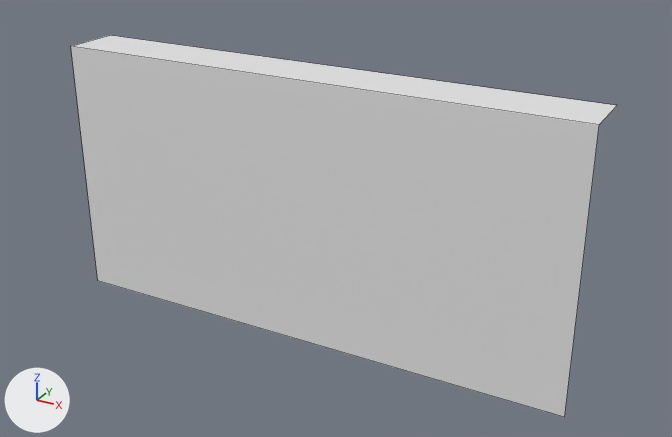
One commit to the FBX model TinySummer_Project/Content/Assets/Graphics/Environment/MESH_room_frontWall.fbx: the scene before it, then after it.
Both versions are drawn from a 50 mm lens placed at (2.57, -2.58, 1.82), pointed at (1.05, 0.17, 0.45). Arrows for +X, +Y and +Z are at lower left; the lights stay in place. Mesh edges are drawn as thin lines. Materials are left out; every surface is plain grey. Where no turn or scale is listed for an object, it has been applied to the vertices.

The scene before the commit, as lines of its bpy script (objects in view):
```python
me_mesh = bpy.data.meshes.new('Mesh')
me_mesh.from_pydata(...)  # 6 vertices, 2 faces; spans x 0.0..2.0, y 0.0..0.22, z 0.0..1.0
me_mesh.materials.append(mat_wallfront_mat)
# before: 0 (2.0, 0.0, 0.0) at pixel (564, 417), 1 (0.0, 0.0, 0.0) at pixel (97, 280), 2 (2.0, 0.0, 1.0) at pixel (599, 124), 3 (0.0, 0.0, 1.0) at pixel (70, 46), 4 (2.0, 0.22, 1.0) at pixel (617, 105)
# before: 5 (0.0, 0.22, 1.0) at pixel (109, 35)
ob_mesh_room_frontwall = bpy.data.objects.new('MESH_room_frontWall', me_mesh)
ob_mesh_room_frontwall.location = (0.0, 0.0, 0.0)
```
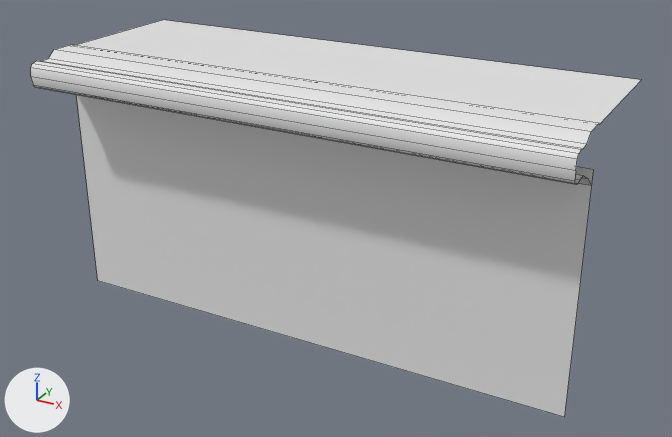
Where the change shows, as pixel boxes [x1, y1, x2, y2] in the pictures (672 x 437 px; the box of a moved part takes in the faces that stretch with it):
'MESH_room_frontWall', reshaped (12% wider)
    before: [71, 35, 617, 417]
    after: [31, 20, 641, 417]
part 1 of me_mesh, added
    after: [31, 45, 599, 186]
part 2 of me_mesh, moved or reshaped
    before: [71, 46, 599, 289]
    after: [77, 95, 594, 289]

The change in detail:
me_mesh is used by ob_mesh_room_frontwall; location (0.0, 0.0, 0.0).
Verts and faces of me_mesh; kept vertices keep their numbers, new ones are numbered from 6.
me_mesh had 6 vertices, 2 faces and spanned x 0.0..2.0, y 0.0..0.22, z 0.0..1.0.
me_mesh now has 38 vertices, 16 faces and spans x 0.0..2.0, y -0.22..0.55, z 0.0..1.01.
me_mesh part 1: a new loose piece of 30 vertices spanning x 0.0..2.0, y -0.22..0.0, z 0.81..1.01.
Part 2, on me_mesh:
Faces deleted: (0, 2, 3, 1).
Vertex 4 moves to (2.0, 0.55, 1.0), pixel (641, 79).
Vertex 5 moves to (0.0, 0.55, 1.0), pixel (162, 19).
New vertex 6 is at (2.0, 0.0, 0.86), pixel (593, 169).
New vertex 7 is at (0.0, 0.0, 0.86).
New faces: (0, 6, 7, 1).
me_mesh part 3: the surface is now shaded smooth.
